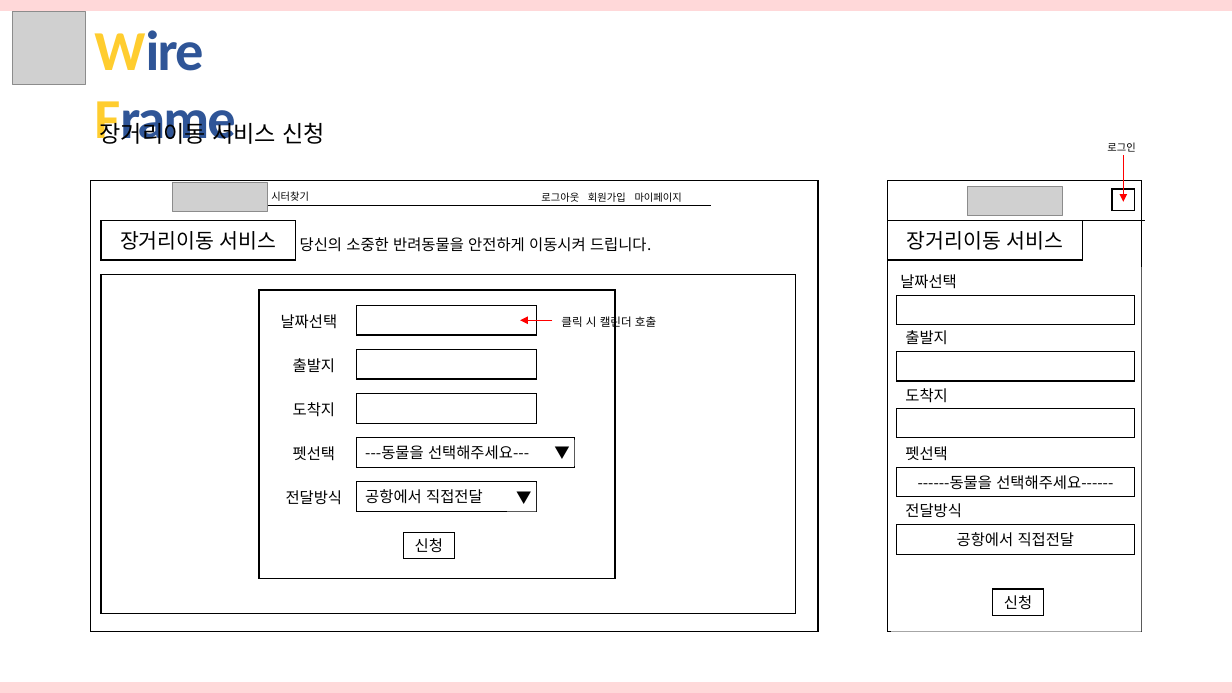
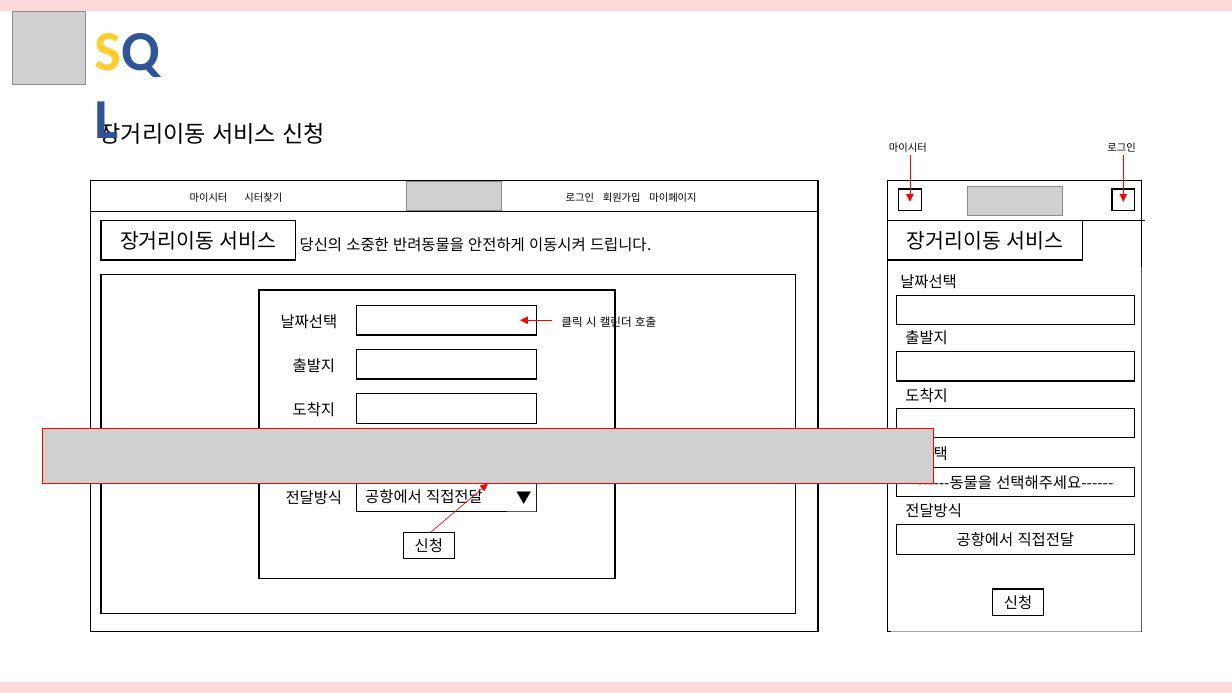
Before and after one commit to hhsw07/ezen-academy-projects, a slide deck: slide 23 of 반려동물관리서비스.pptx (slide 24 before the commit). Drawn at 1232x693 pixels with LibreOffice and Linux fonts; fonts in the diff are those of the drawing; grey boxes stand for pictures. Boxes give left, top, right and bottom in pixels: in the first picture for what was removed or moved away, otherwise in the second. Text is boxed around its words. In the diff, an @@ line names an element or a change of style, - is before the commit and + after.

```diff
--- a/반려동물관리서비스.pptx
+++ b/반려동물관리서비스.pptx
@@ text added at (85, 9, 188, 87), 44 pt, text #2F5597, bold @@
+SQL
@@ text removed at (94, 30, 235, 144) @@
-Wire Frame
@@ text added at (889, 142, 927, 152), 8 pt, text #000000 @@
+마이시터
@@ arrow added from (910, 155) to (910, 201), #FF0000 0.5 pt @@
@@ text added at (190, 192, 228, 202), 8 pt, text #000000 @@
+마이시터
@@ text "시터찾기": place and size @@
-text "시터찾기" at (271, 191, 309, 201)
+text "시터찾기" at (244, 192, 282, 202)
@@ picture: place and size @@
-picture at (173, 183, 268, 212)
+picture at (407, 182, 502, 211)
@@ text at (566, 192, 696, 202): text changed @@
-로그아웃 회원가입 마이페이지
+로그인 회원가입 마이페이지
@@ rectangle added at (898, 189, 921, 211), fill #FFFFFF, outline #000000 1 pt @@
@@ line moved from (267, 206) - (711, 206) to (91, 212) - (818, 212) @@
@@ picture added at (43, 429, 934, 483) @@
@@ rectangle added at (43, 429, 934, 483), outline #FF0000 1 pt @@
@@ text removed at (293, 446, 335, 461) @@
-펫선택
@@ rectangle removed at (356, 438, 574, 468) @@
----동물을 선택해주세요---
@@ text removed at (545, 440, 575, 467) @@
-▼
@@ arrow added from (431, 532) to (488, 483), #FF0000 0.5 pt @@
```
Also in this commit, not shown: 4 other slides changed, 2 slides removed.
